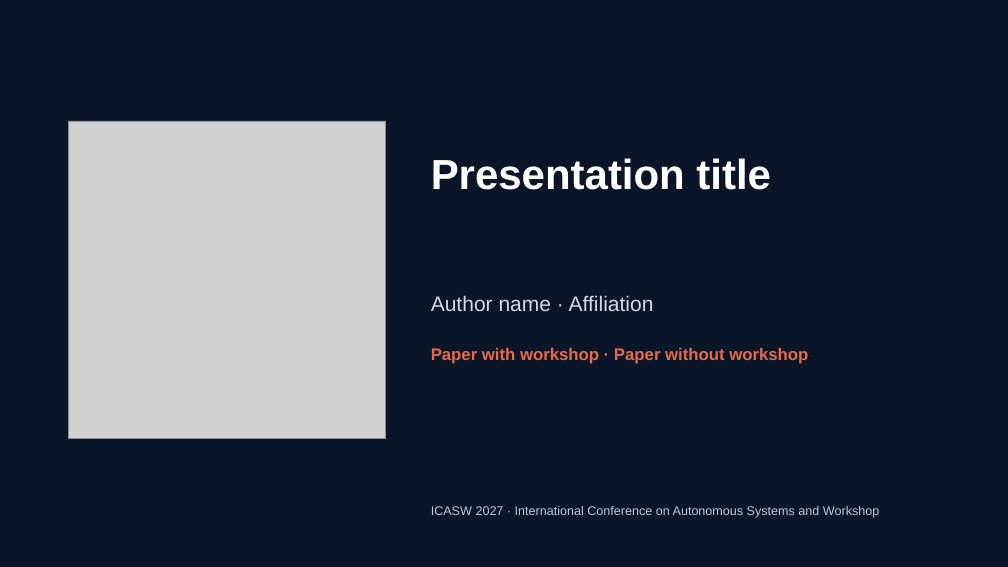
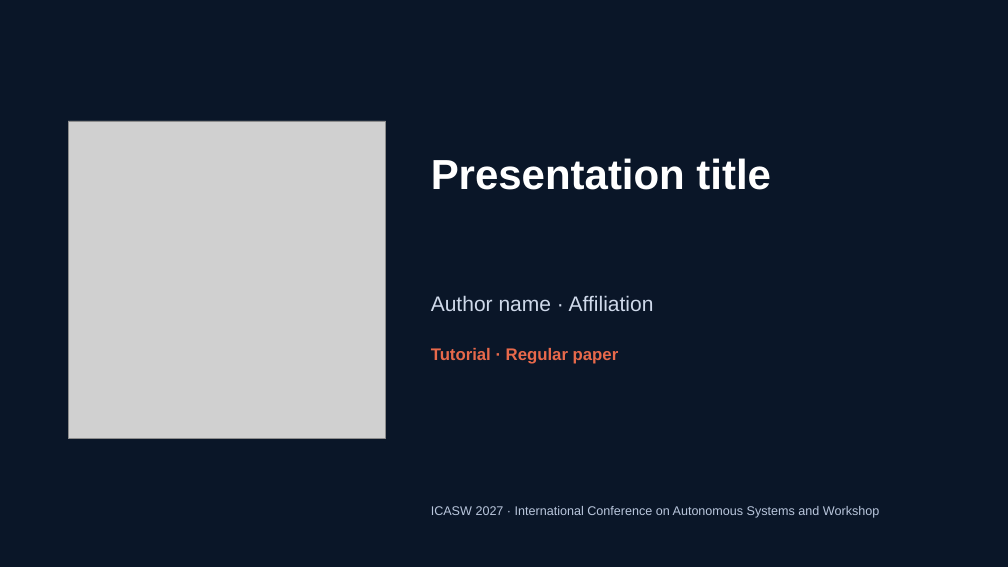
Before and after one commit to CodpyOfficial/ICAAS-2027, a slide deck: slide 1 of web/static/files/ICASW-slide-template.pptx. Drawn at 1008x567 pixels with LibreOffice and Linux fonts; fonts in the diff are those of the drawing; grey boxes stand for pictures. Boxes give left, top, right and bottom in pixels: in the first picture for what was removed or moved away, otherwise in the second. Text is boxed around its words. In the diff, an @@ line names an element or a change of style, - is before the commit and + after.

```diff
--- a/web/static/files/ICASW-slide-template.pptx
+++ b/web/static/files/ICASW-slide-template.pptx
@@ text at (431, 348, 619, 364): text changed @@
-Paper with workshop · Paper without workshop
+Tutorial · Regular paper
```
Also in this commit, not shown: 10 other files.
